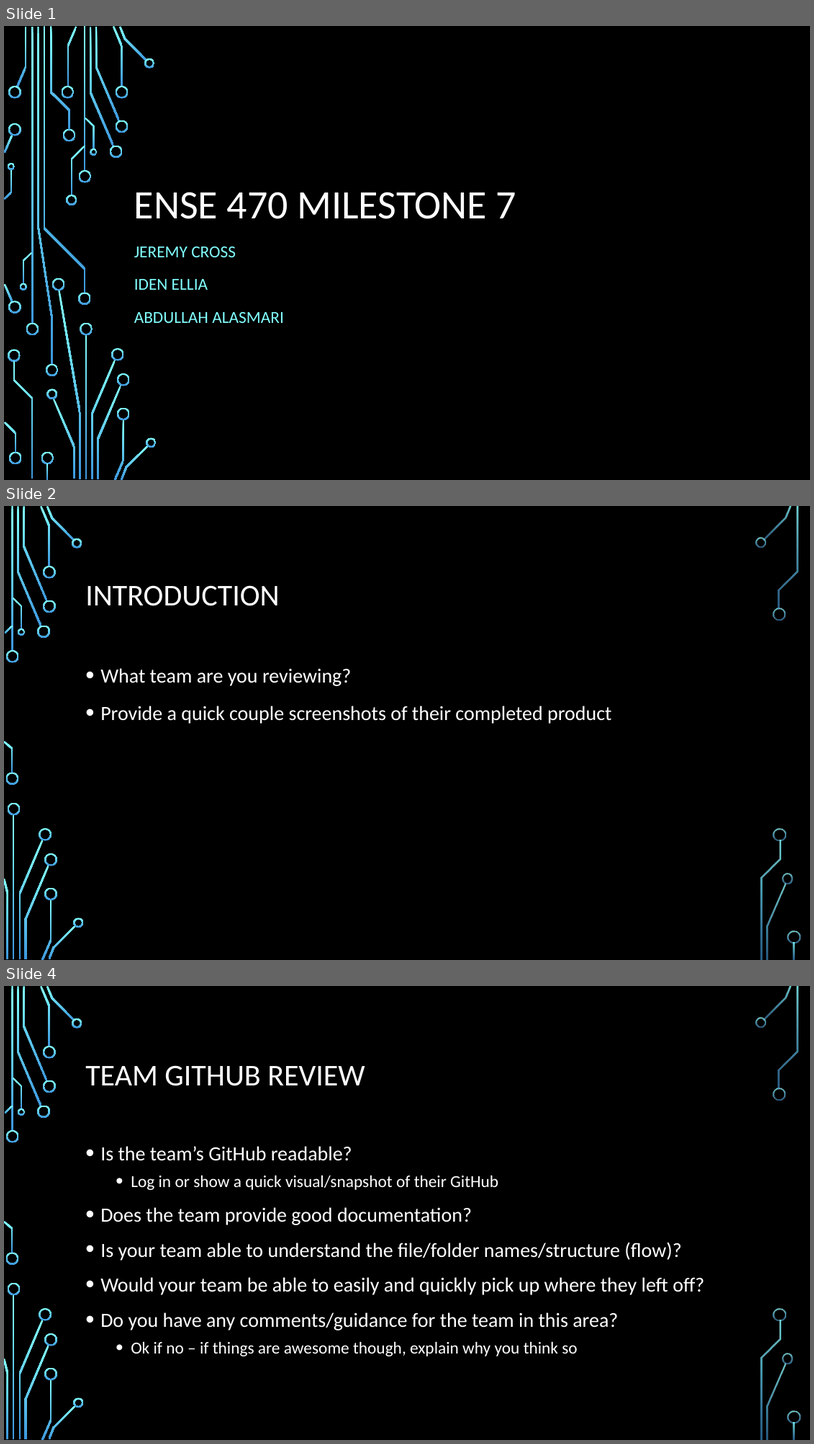
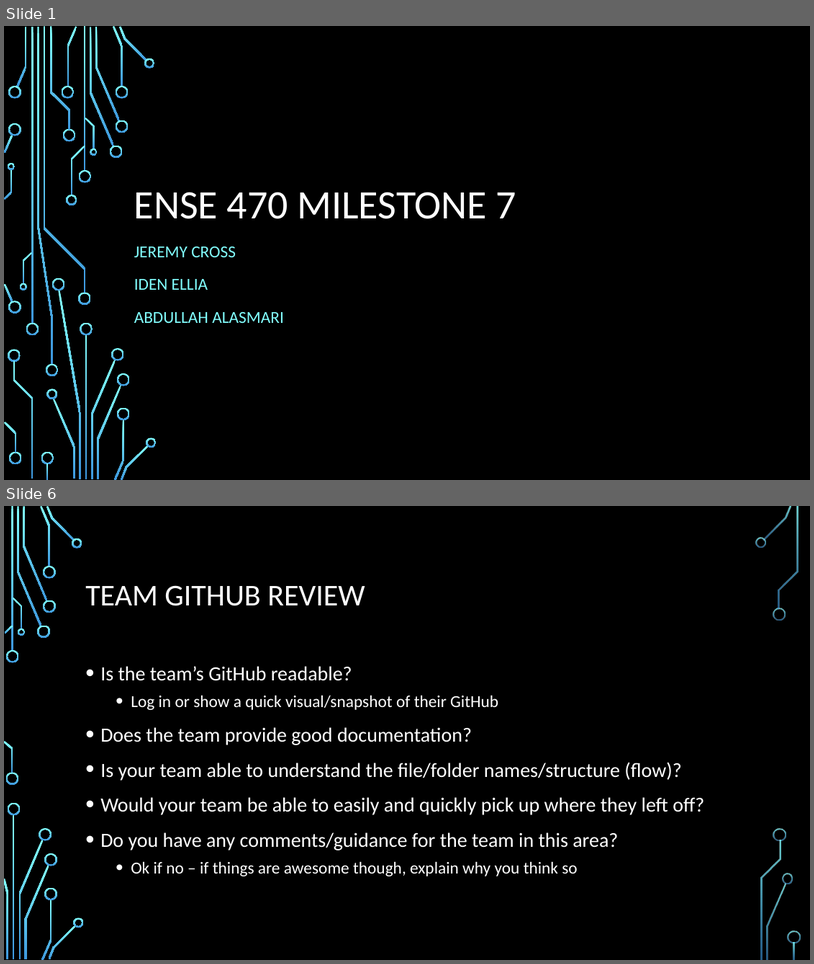
Before and after one commit to ureginastudent/PROJECT, a slide deck: Milestone 7/ENSE 470 Milestone 7.pptx. Shown one above the other, each under a label of ours: slides 1, 2 and 4 before the commit, slides 1 and 6 after it; the slides between them are not shown. The pictures are 814x1444 and 814x964 pixels, drawn with LibreOffice and Linux fonts; fonts in the diff are those of the drawing; background and template pictures are left out. Boxes give left, top, right and bottom in pixels: in the first picture for what was removed or moved away, otherwise in the second. Text is boxed around its words. In the diff, an @@ line names an element or a change of style, - is before the commit and + after.

Commit message:
Update: completed GitHub Review

```diff
--- a/Milestone 7/ENSE 470 Milestone 7.pptx
+++ b/Milestone 7/ENSE 470 Milestone 7.pptx
@@ slide 2 removed at bbox=[4, 506, 810, 960], background picture (left out); not listed: 36 template elements that a slide beside it also shows @@
@@ title removed at bbox=[85, 585, 279, 606] @@
-INTRODUCTION
@@ text removed at bbox=[100, 668, 612, 723] @@
-• What team are you reviewing?
-• Provide a quick couple screenshots of their completed product
@@ what was slide 4 is now slide 6 @@
```
Also in this commit, not shown: 5 slides added, 2 other slides removed.
